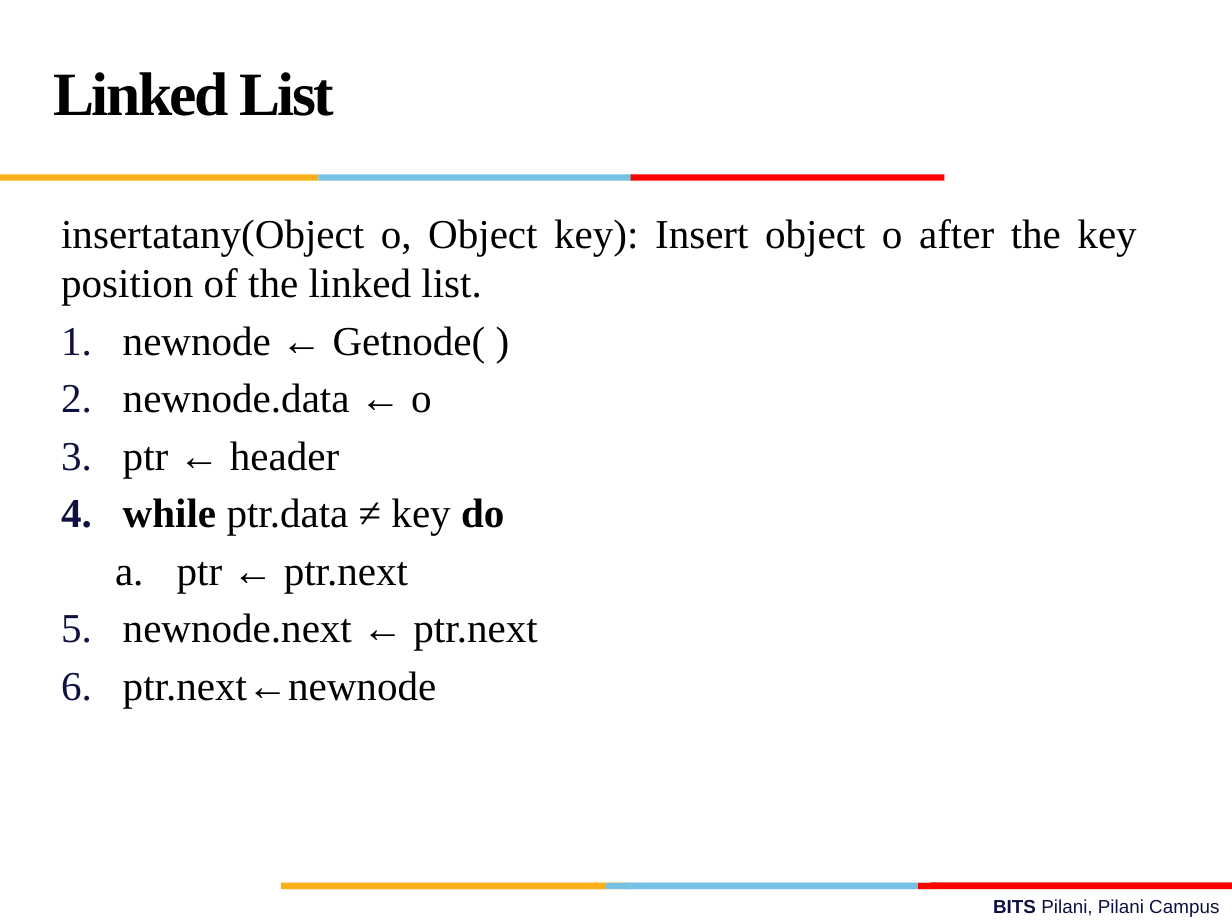
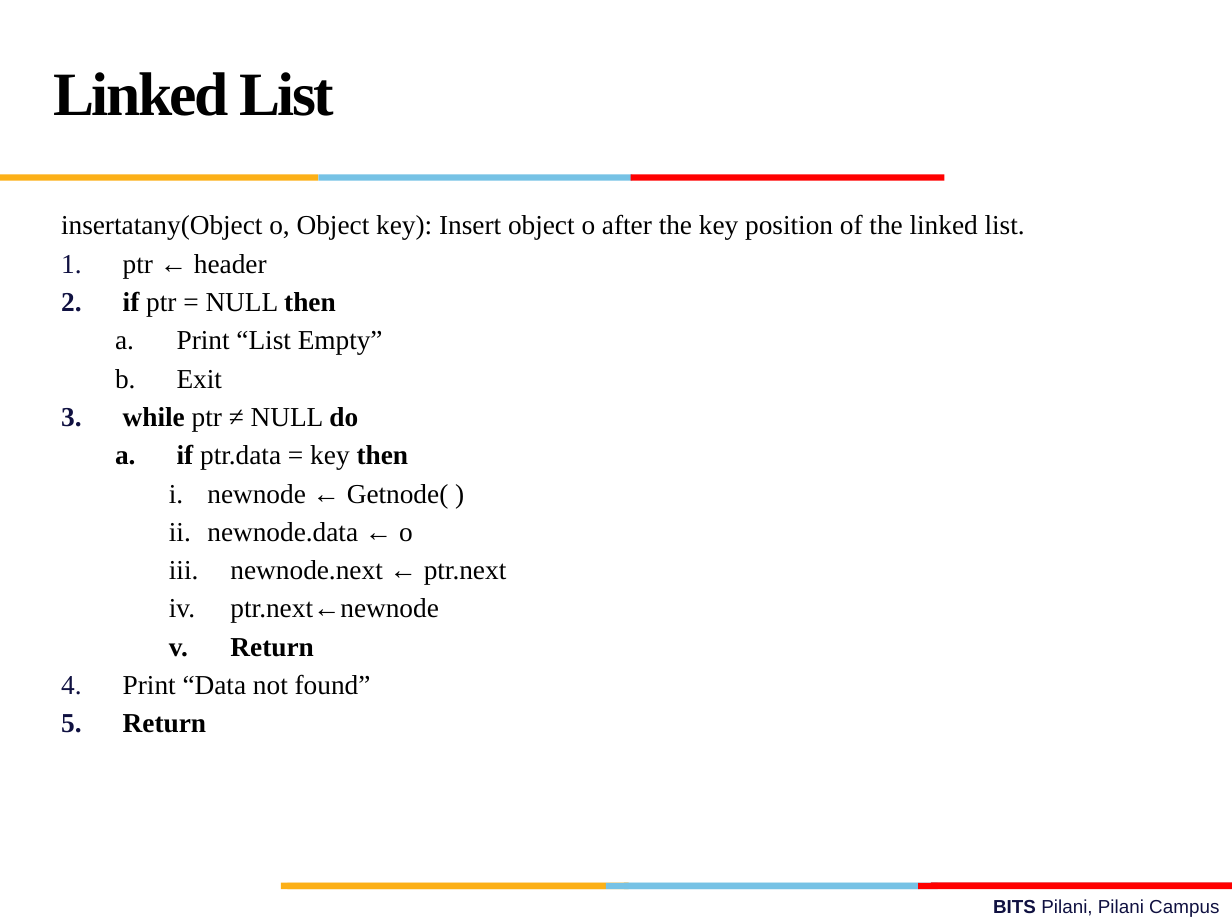
Before and after one commit to sagarchothani/BITS, a slide deck: slide 56 of Sem-1/Subjects/S2-23_SSZG519_Data Structures and Algorithms Design/Lectures CH/L2/L2_Elementary Data Structures.pptx. Drawn at 1232x924 pixels with LibreOffice and Linux fonts; fonts in the diff are those of the drawing; background and template pictures are left out. Boxes give left, top, right and bottom in pixels: in the first picture for what was removed or moved away, otherwise in the second. Text is boxed around its words. In the diff, an @@ line names an element or a change of style, - is before the commit and + after.

```diff
--- a/Sem-1/Subjects/S2-23_SSZG519_Data Structures and Algorithms Design/Lectures CH/L2/L2_Elementary Data Structures.pptx
+++ b/Sem-1/Subjects/S2-23_SSZG519_Data Structures and Algorithms Design/Lectures CH/L2/L2_Elementary Data Structures.pptx
@@ text at (61, 214, 1025, 623): size 24 to 16 pt in "insertatany(Object o, Object key): Insert object o ...", "newnode ← Getnode( )", "newnode.data ← o", "newnode.next ← ptr.next" and 1 more places; less space between paragraphs; bullet 1. to i.; list level 1 to 3 in "newnode ← Getnode( )"; list level 1 to 3 in "newnode.data ← o"; list level 1 to 3 in "newnode.next ← ptr.next"; list level 1 to 3 in "ptr.next←newnode" @@
@@ text at (123, 254, 409, 469): paragraphs added @@
+1. ptr ← header
+2. if ptr = NULL then
+  a. Print “List Empty”
+  b. Exit
+3. while ptr ≠ NULL do
+  a. if ptr.data = key then
@@ text at (123, 441, 504, 593): paragraphs removed @@
-3. ptr ← header
-4. while ptr.data ≠ key do
-  a. ptr ← ptr.next
@@ text at (123, 638, 371, 733): paragraphs added @@
+    v. Return
+4. Print “Data not found”
+5. Return
```
Also in this commit, not shown: 2 other slides changed, 2 slides added, 17 other files.
